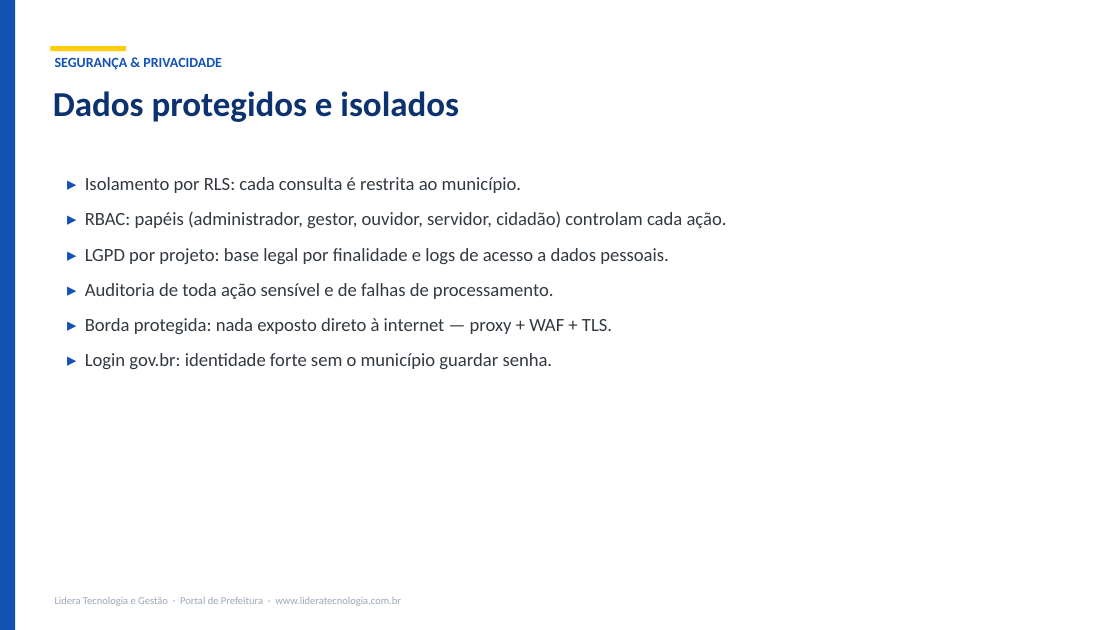
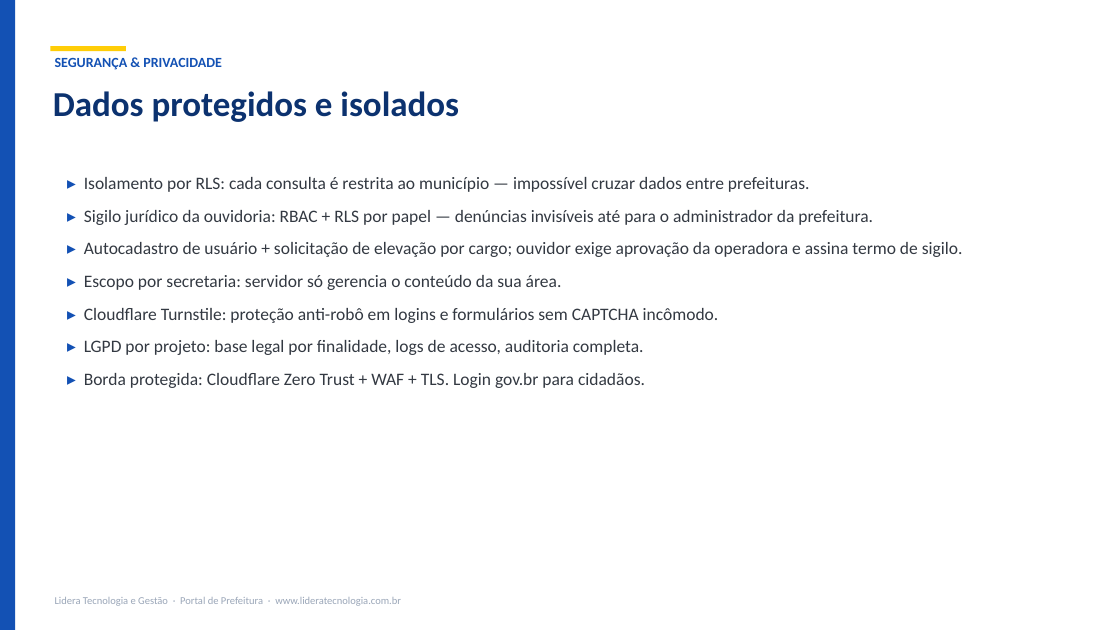
Before and after one commit to lideratecnologiaegestao/PortalPMsLidera, a slide deck: slide 10 of portfolio/Apresentacao-Portal-Prefeitura.pptx. Drawn at 1120x630 pixels with LibreOffice and Linux fonts; fonts in the diff are those of the drawing. Boxes give left, top, right and bottom in pixels: in the first picture for what was removed or moved away, otherwise in the second. Text is boxed around its words. In the diff, an @@ line names an element or a change of style, - is before the commit and + after.

```diff
--- a/portfolio/Apresentacao-Portal-Prefeitura.pptx
+++ b/portfolio/Apresentacao-Portal-Prefeitura.pptx
@@ text at (84,177,963,388): text changed; size 16 to 15 pt @@
-▸ Isolamento por RLS: cada consulta é restrita ao município.
-▸ RBAC: papéis (administrador, gestor, ouvidor, servidor, cidadão) controlam cada ação.
-▸ LGPD por projeto: base legal por finalidade e logs de acesso a dados pessoais.
-▸ Auditoria de toda ação sensível e de falhas de processamento.
-▸ Borda protegida: nada exposto direto à internet — proxy + WAF + TLS.
-▸ Login gov.br: identidade forte sem o município guardar senha.
+▸ Isolamento por RLS: cada consulta é restrita ao município — impossível cruzar dados entre prefeituras.
+▸ Sigilo jurídico da ouvidoria: RBAC + RLS por papel — denúncias invisíveis até para o administrador da prefeitura.
+▸ Autocadastro de usuário + solicitação de elevação por cargo; ouvidor exige aprovação da operadora e assina termo de sigilo.
+▸ Escopo por secretaria: servidor só gerencia o conteúdo da sua área.
+▸ Cloudflare Turnstile: proteção anti-robô em logins e formulários sem CAPTCHA incômodo.
+▸ LGPD por projeto: base legal por finalidade, logs de acesso, auditoria completa.
+▸ Borda protegida: Cloudflare Zero Trust + WAF + TLS. Login gov.br para cidadãos.
```
Also in this commit, not shown: 4 other slides changed, 15 other files.
